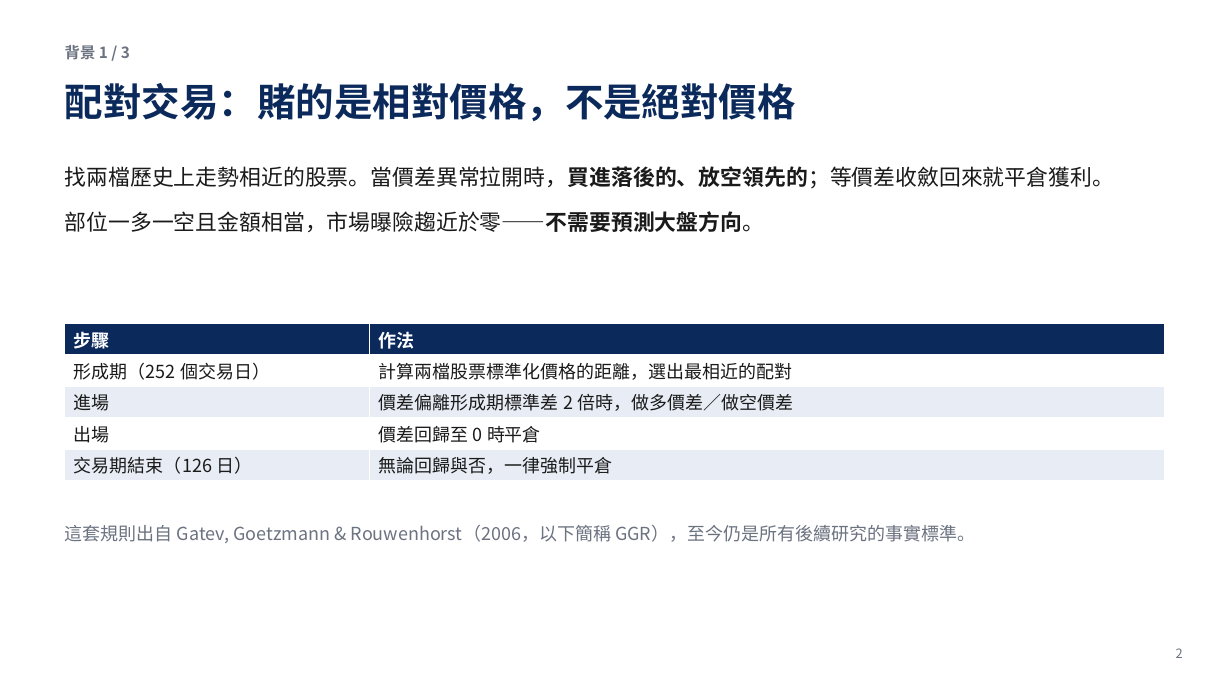
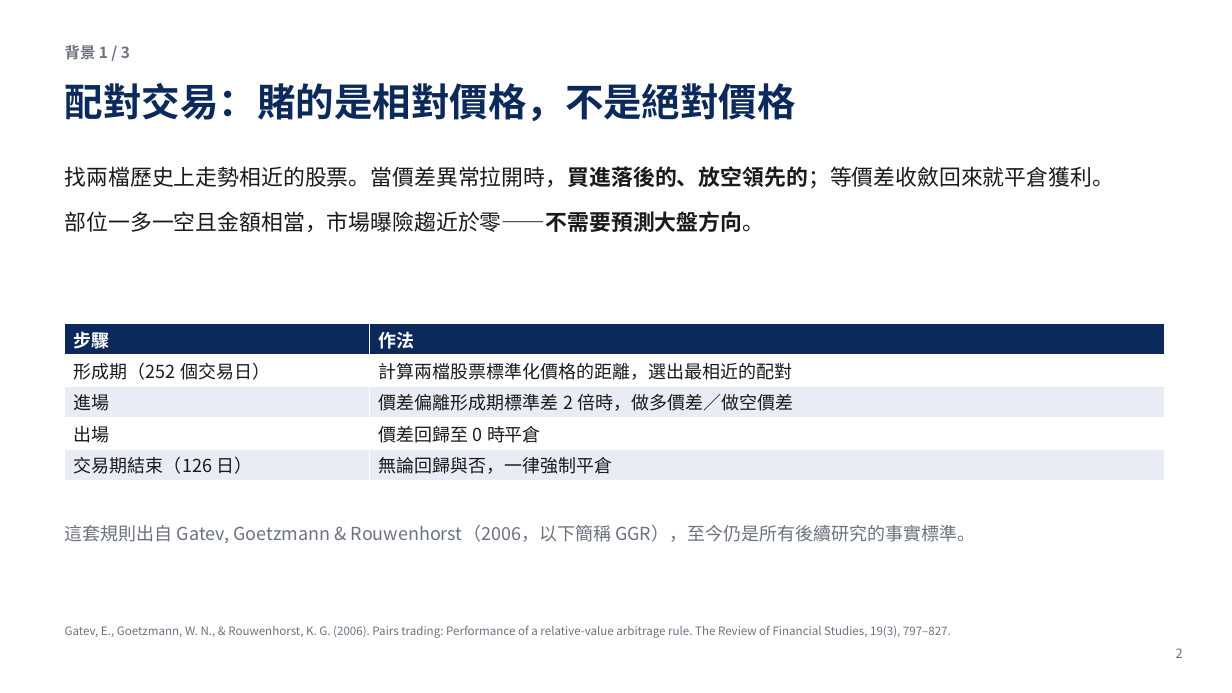
Before and after one commit to LerajieAsta/pairtrade_trainingproject, a slide deck: slide 2 of thesis/口試簡報.pptx. Drawn at 1232x693 pixels with LibreOffice and Linux fonts; fonts in the diff are those of the drawing. Boxes give left, top, right and bottom in pixels: in the first picture for what was removed or moved away, otherwise in the second. Text is boxed around its words. In the diff, an @@ line names an element or a change of style, - is before the commit and + after.

```diff
--- a/thesis/口試簡報.pptx
+++ b/thesis/口試簡報.pptx
@@ text added at (65,625,951,638), 9 pt, text #6B7280 @@
+Gatev, E., Goetzmann, W. N., & Rouwenhorst, K. G. (2006). Pairs trading: Performance of a relative-value arbitrage rule. The Review of Financial Studies, 19(3), 797–827.
```
Also in this commit, not shown: 10 other slides changed, 1 other file.
